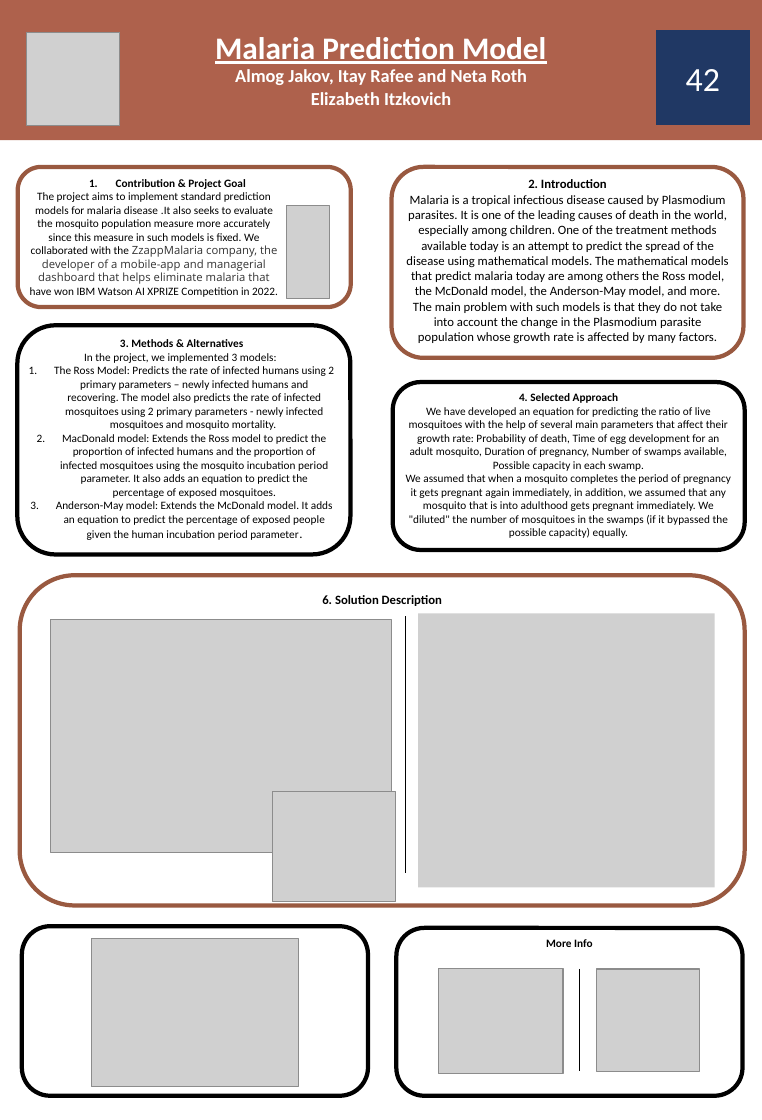
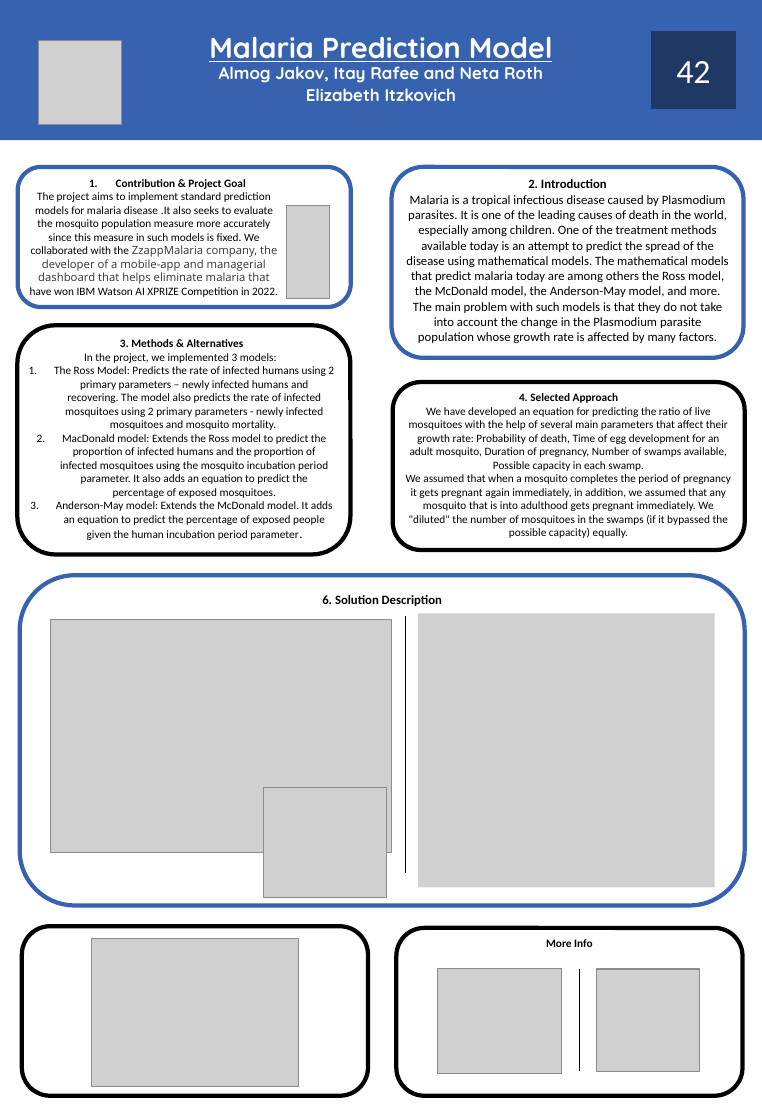
Before and after one commit to itay-rafee/Mathematical-Model-of-Malaria, a slide deck: slide 1 of poster.pptx. Drawn at 762x1120 pixels with LibreOffice and Linux fonts; fonts in the diff are those of the drawing; grey boxes stand for pictures. Boxes give left, top, right and bottom in pixels: in the first picture for what was removed or moved away, otherwise in the second. Text is boxed around its words. In the diff, an @@ line names an element or a change of style, - is before the commit and + after.

Commit message:
blue design

```diff
--- a/poster.pptx
+++ b/poster.pptx
@@ subtitle "Malaria Prediction Model" at [0,0,762,140]: size 22.2 to 20.4 pt in "Malaria Prediction Model"; font Calibri to Quicksand; size 12.9 to 12 pt in "Almog Jakov, Itay Rafee and Neta Roth", "Elizabeth Itzkovich"; fill #AE614C to #3762AF @@
@@ picture: place and size @@
-picture at [26,33,120,126]
+picture at [39,41,122,124]
@@ rectangle "42": place and size @@
-rectangle "42" at [656,30,750,124]
+rectangle "42" at [651,33,735,109]
@@ outline #995940 3 pt to #3762AF 3 pt in 3 elements at [391,167,743,358], [19,575,745,905], [17,167,351,307] @@
@@ picture: place and size @@
-picture at [272,791,395,902]
+picture at [264,787,387,898]
```
